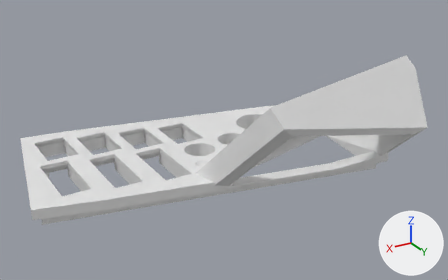
The Blender file CarInfoDisplay/Panel.blend: old version first, new version second.
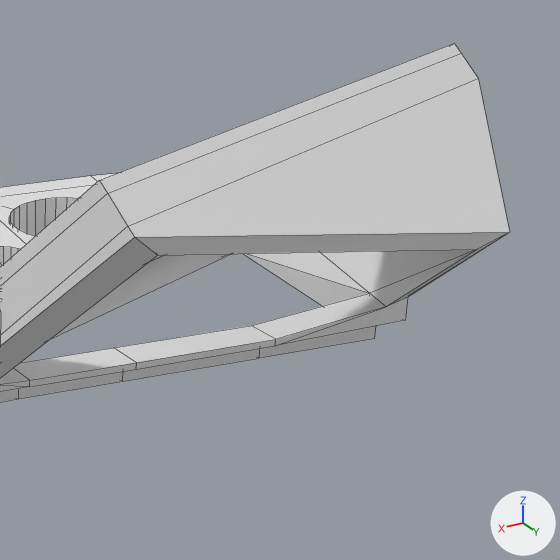
Each version is shown whole from a 50 mm camera at (0.106, 0.1951, 0.0929) aimed at (-0.0037, 0.0122, 0.0014), then close up on the part from 52% to 100% of the width and 14% to 90% of the height. Arrows for +X, +Y and +Z are at lower right; the lights stay in place. The close-ups show mesh edges as thin lines. The same objects are shown in both versions, whatever each file hides.

Names of what the first close-up shows: 'Usable Panel'.
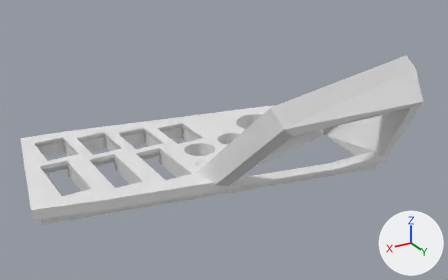
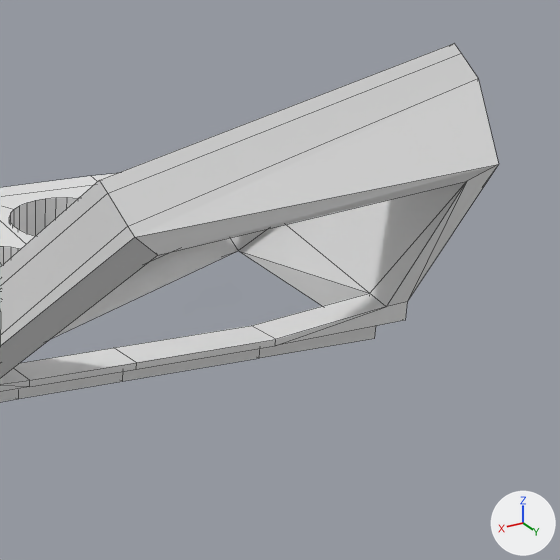
The change in detail:
me_cube_001 has 1170 vertices, 842 faces and spans x -0.0743..0.0701, y -0.0429..0.0585, z -0.0121..0.0288.
me_cube_001 is used by ob_usable_panel; location (0.0, 0.0, 0.0).
Verts and faces of me_cube_001; kept vertices keep their numbers, new ones are numbered from 1170.
Before the commit, vertices of me_cube_001: 33 (-0.0743, 0.0366, 0.0244) at pixel (478, 78), 388 (-0.0629, 0.0555, 0.0092) at pixel (509, 232), 391 (-0.0578, 0.0546, 0.0073) at pixel (477, 249), 950 (-0.0581, 0.0429, -0.0044) at pixel (407, 297), 982 (-0.0545, 0.0424, -0.0053) at pixel (386, 306).
Before the commit, vertices of me_cube_001: 985 (-0.0663, 0.0068, -0.0064), 986 (-0.0588, 0.0401, -0.0068).
Part 1, on me_cube_001:
Faces deleted: (388, 391, 982, 950), (33, 388, 986, 985).
Vertex 388 moves to (-0.0665, 0.049, 0.0163), pixel (498, 164).
Vertex 391 moves to (-0.0614, 0.0481, 0.0145), pixel (466, 181).
Vertex 950 moves to (-0.0581, 0.0429, -0.0052), pixel (407, 301).
New faces: (391, 982, 950), (33, 388, 986), (33, 986, 985), (388, 391, 950).

Where the change shows, as pixel boxes [x1, y1, x2, y2] in the close-ups (560 x 560 px):
'Usable Panel', reshaped: before [0, 43, 510, 402]; after [0, 43, 499, 402]
part 1 of me_cube_001, built on: before [128, 79, 510, 346]; after [128, 79, 499, 346]
